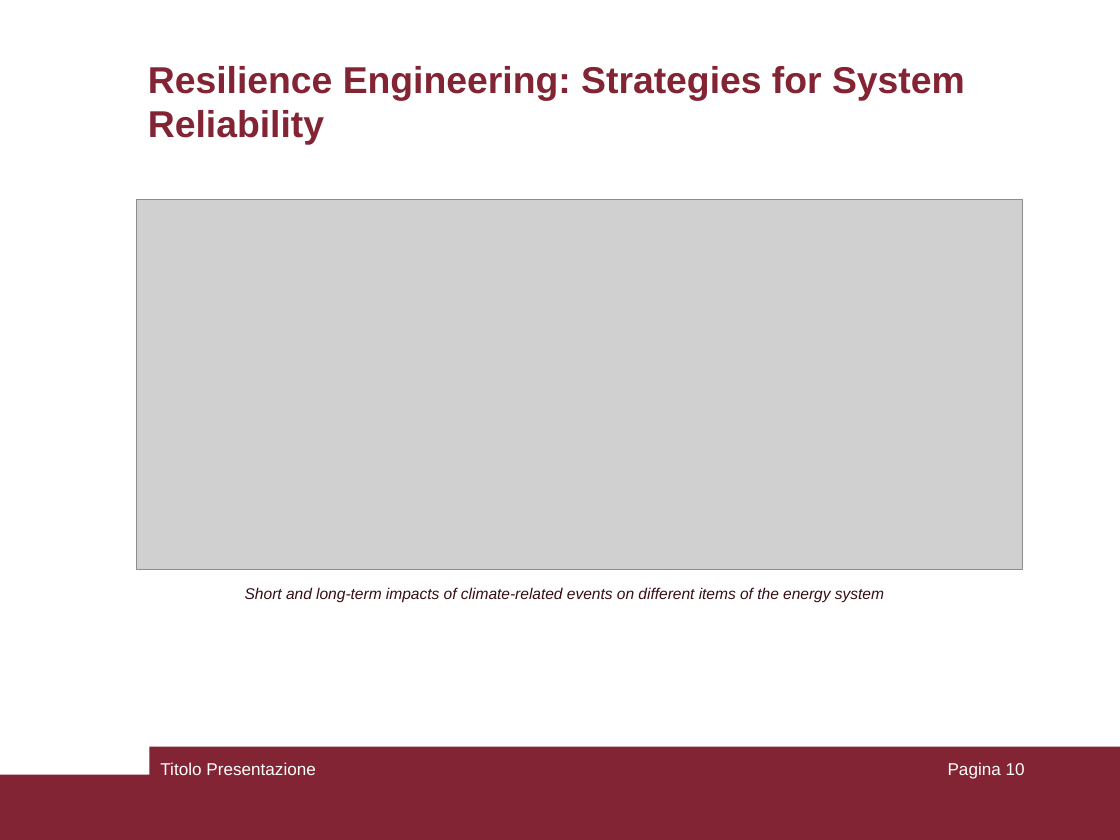
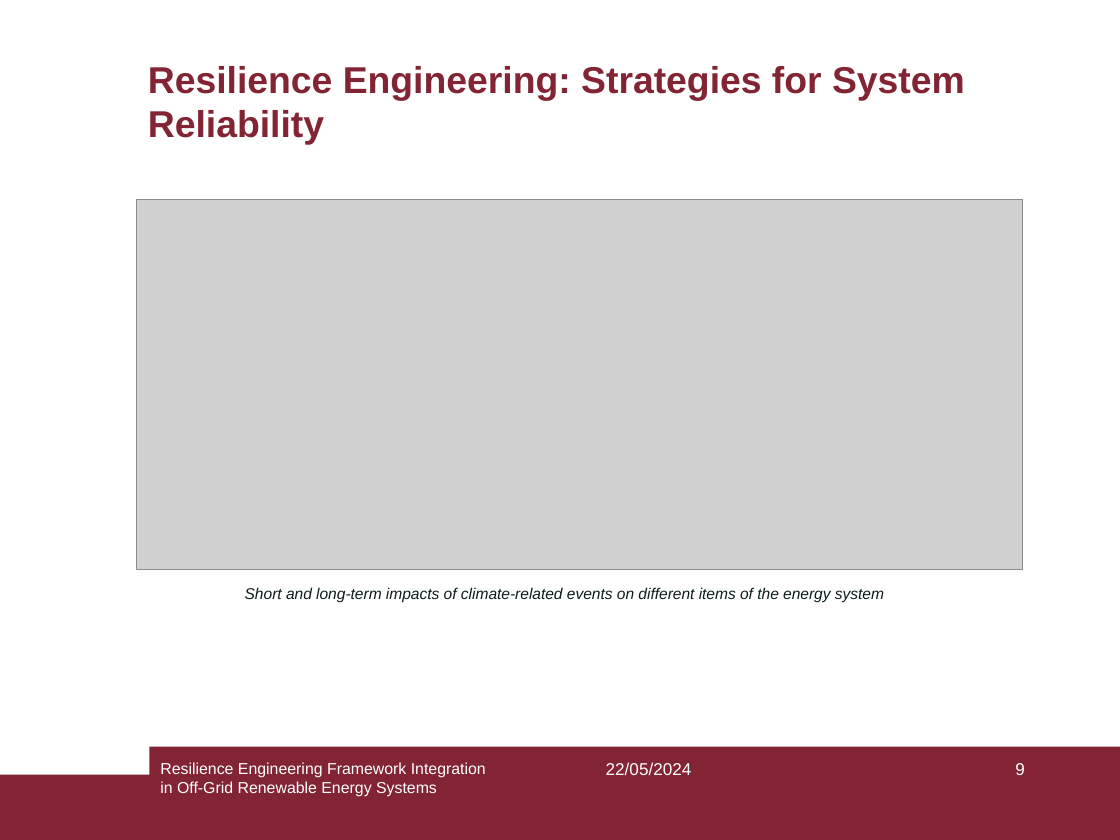
Before and after one commit to pierlucaanania/ResilienceEngineering4Minigrid_Africa, a slide deck: slide 9 of MSc Thesis/PresPptSapienza.ppt (slide 10 before the commit). Drawn at 1120x840 pixels with LibreOffice and Linux fonts; fonts in the diff are those of the drawing; grey boxes stand for pictures. Boxes give left, top, right and bottom in pixels: in the first picture for what was removed or moved away, otherwise in the second. Text is boxed around its words. In the diff, an @@ line names an element or a change of style, - is before the commit and + after.

```diff
--- a/MSc Thesis/PresPptSapienza.ppt
+++ b/MSc Thesis/PresPptSapienza.ppt
@@ text "Short and long-term impacts of ..." at box(245, 587, 884, 603): text colour #370E15 to #0C1C1D @@
@@ text at box(160, 762, 486, 797): text changed; size 11 to 10.2 pt @@
-Titolo Presentazione
+Resilience Engineering Framework Integration in Off-Grid Renewable Energy Systems
@@ text added at box(606, 762, 692, 775), 11 pt, text #FFFFFF @@
+22/05/2024
@@ page number at box(1015, 763, 1025, 775): text changed @@
-Pagina 10
+9
```
Also in this commit, not shown: 28 other slides changed, 1 slide removed.
